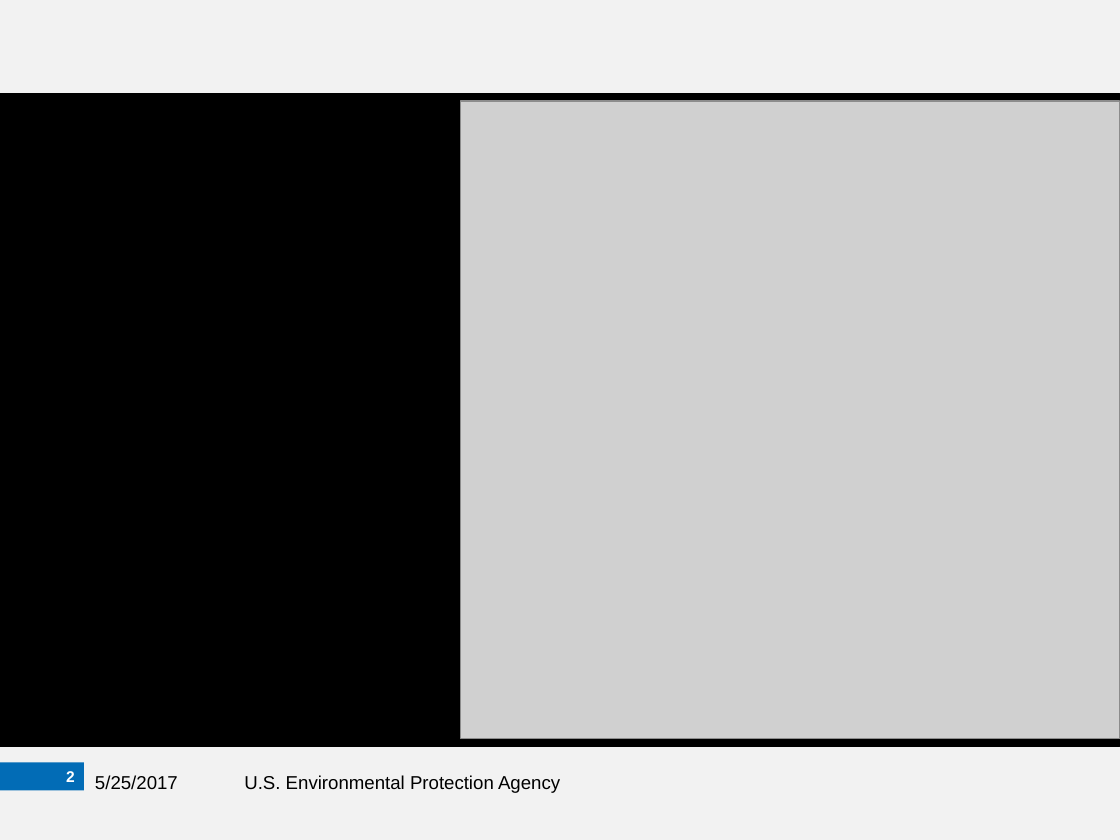
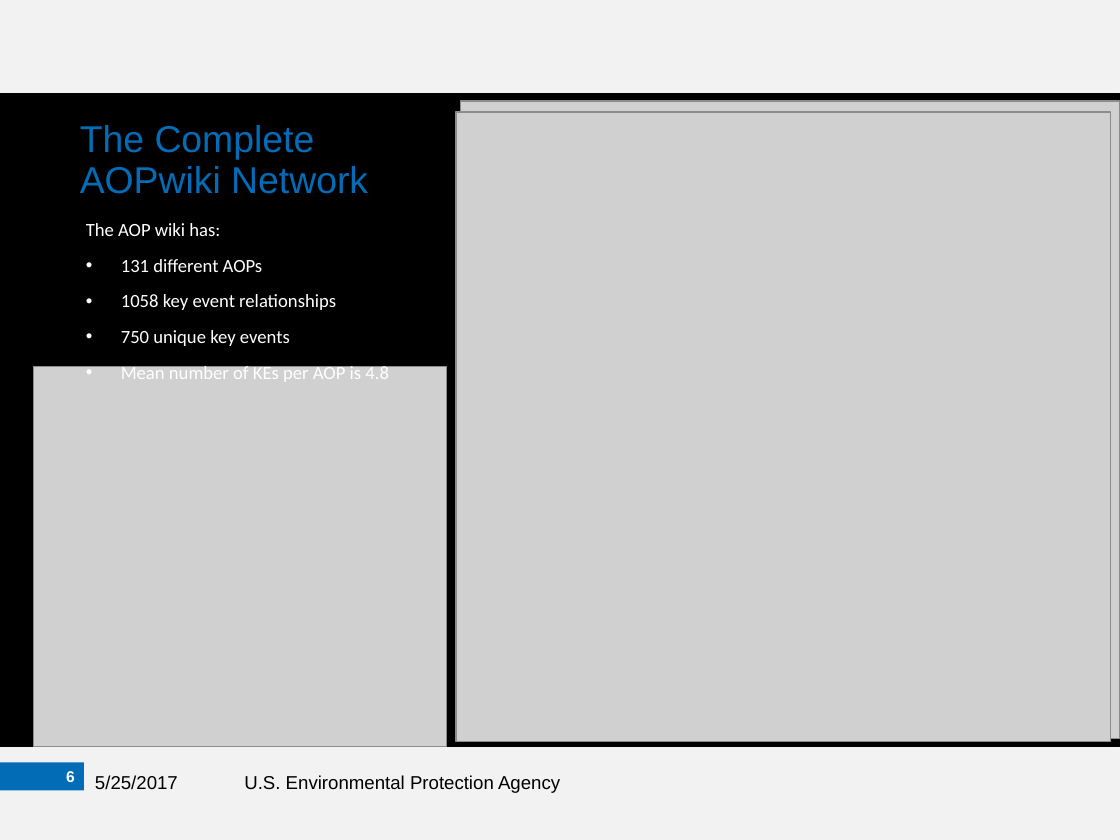
Before and after one commit to npollesch/AOPWiki, a slide deck: slide 7 of Presentations/AOPNA_EPA.pptx (slide 3 before the commit). Drawn at 1120x840 pixels with LibreOffice and Linux fonts; fonts in the diff are those of the drawing; grey boxes stand for pictures; background and template pictures are left out. Boxes give left, top, right and bottom in pixels: in the first picture for what was removed or moved away, otherwise in the second. Text is boxed around its words. In the diff, an @@ line names an element or a change of style, - is before the commit and + after.

```diff
--- a/Presentations/AOPNA_EPA.pptx
+++ b/Presentations/AOPNA_EPA.pptx
@@ picture added at (x1=456, y1=112, x2=1110, y2=741) @@
@@ text added at (x1=80, y1=125, x2=368, y2=194), 24 pt, text #026CB6 @@
+The Complete AOPwiki Network
@@ text added at (x1=86, y1=223, x2=389, y2=382), 12 pt, text #FFFFFF @@
+The AOP wiki has:
+• 131 different AOPs
+• 1058 key event relationships
+• 750 unique key events
+• Mean number of KEs per AOP is 4.8
@@ picture added at (x1=34, y1=366, x2=447, y2=746) @@
@@ page number at (x1=66, y1=771, x2=75, y2=782): text changed @@
-2
+6
```
Also in this commit, not shown: 2 other slides changed, 6 slides added, 43 other files.
